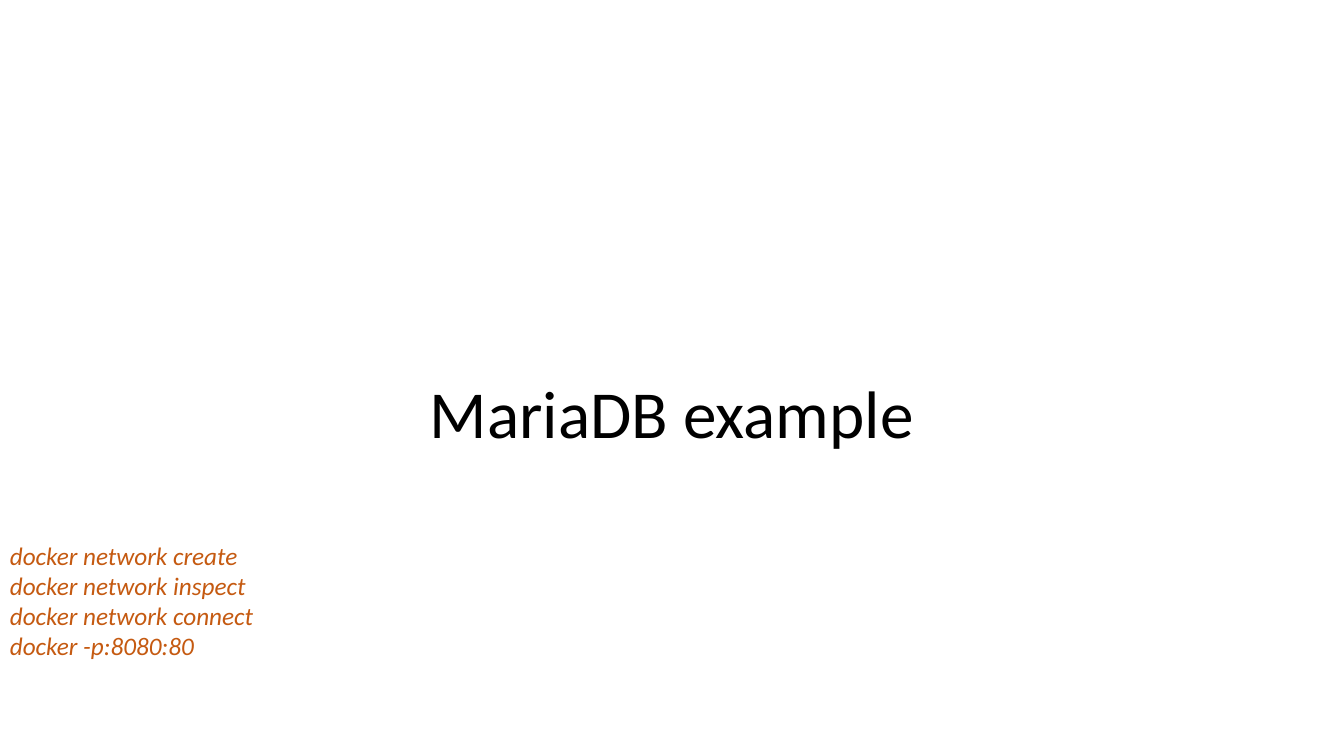
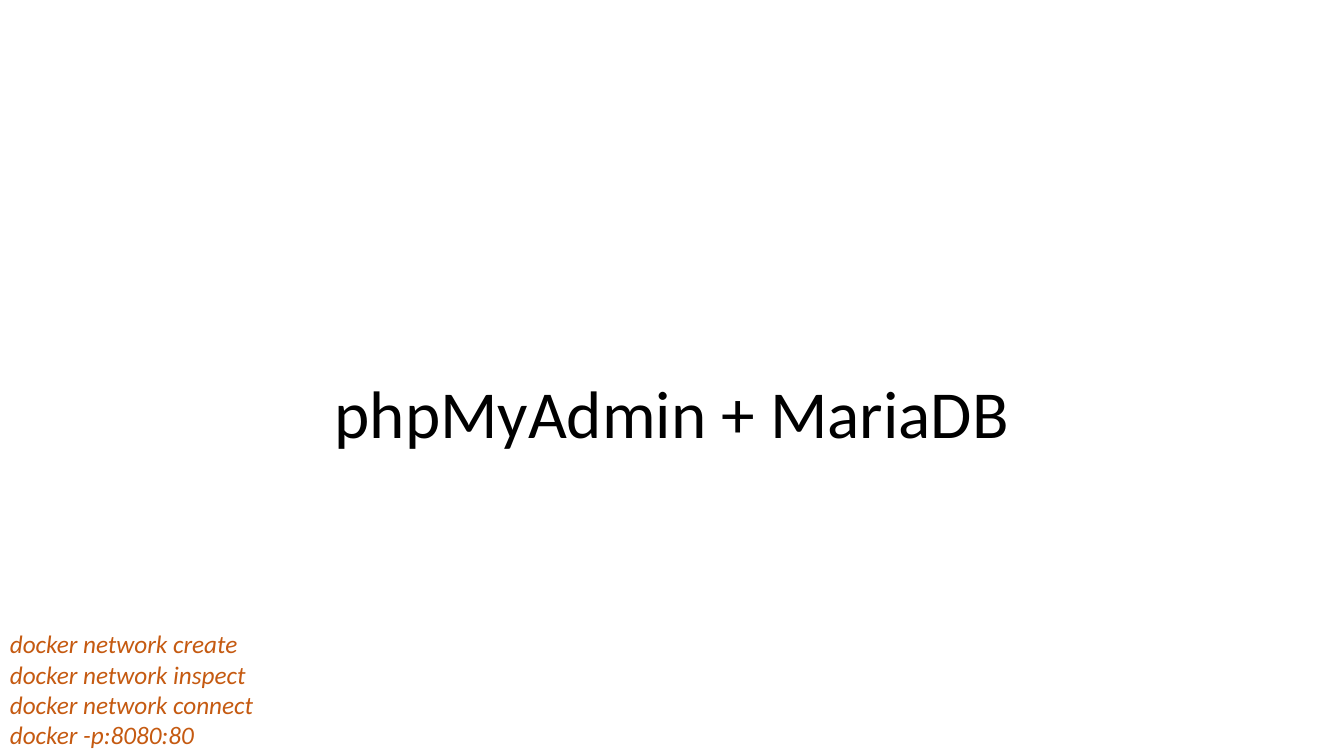
Before and after one commit to ERNICommunity/ESK-EPD-2018-Docker, a slide deck: slide 21 of src/_data/docker.pptx. Drawn at 1344x756 pixels with LibreOffice and Linux fonts; fonts in the diff are those of the drawing. Boxes give left, top, right and bottom in pixels: in the first picture for what was removed or moved away, otherwise in the second. Text is boxed around its words. In the diff, an @@ line names an element or a change of style, - is before the commit and + after.

Commit message:
update docker intro presentation

```diff
--- a/src/_data/docker.pptx
+++ b/src/_data/docker.pptx
@@ text at <box>335,391,1008,449</box>: text changed @@
-MariaDB example
+phpMyAdmin + MariaDB
@@ text "docker network create": place and size @@
-text "docker network create" at <box>10,547,253,659</box>
+text "docker network create" at <box>10,635,253,748</box>
```
Also in this commit, not shown: 5 other slides changed, 1 slide added.
